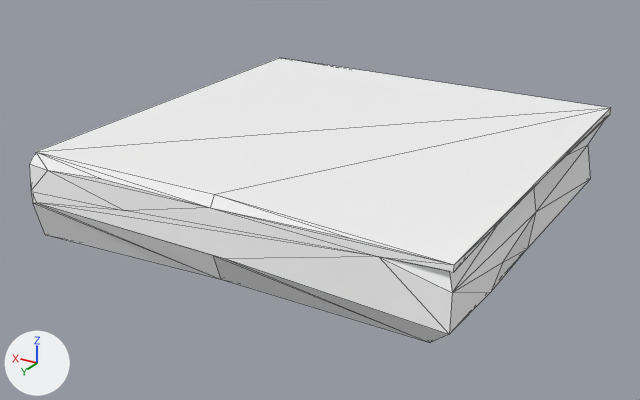
The glTF model public/models/world/chunk_-1_0.glb, before and after one commit.
Rendered twice from a 50 mm lens placed at (-47.3, 71.2, 21.5), pointed at (-15.1, 17.5, -5.4). The lights are fixed; the arrows at lower left show +X, +Y and +Z. The older version comes first. Mesh edges are drawn as thin lines.

Objects in the first picture: 'chunk_-1_0'.
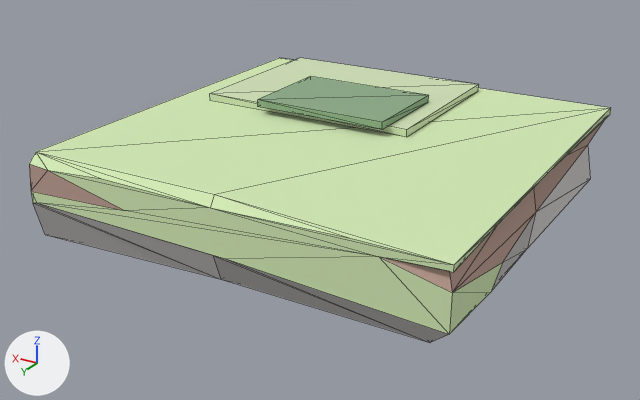
Changed parts and their boxes [x1, y1, x2, y2] in the pictures (640 x 400 px):
'chunk_-1_0', recoloured, surface changed (white to green)
    both: [29, 58, 611, 342]
'chunk_-1_0_1', added (green)
    after: [210, 58, 479, 137]
'chunk_-1_0_2', added
    after: [258, 76, 428, 130]

The change in detail:
In material 'grass' (mat_grass), metallic goes from 1.0 to 0.0.
Material 'grass' (mat_grass) changes colour from white #ffffff to green #d4ebb6; in linear values from (1.0, 1.0, 1.0) to (0.659, 0.827, 0.467).
Material 'soil' (mat_soil) changes colour from white #ffffff to beige #bc9e92; in linear values from (1.0, 1.0, 1.0) to (0.502, 0.341, 0.286).
In material 'rock_lt' (mat_rock_lt), metallic goes from 1.0 to 0.0.
Material 'rock_lt' (mat_rock_lt) changes colour from white #ffffff to light grey #d5d2d0; in linear values from (1.0, 1.0, 1.0) to (0.667, 0.647, 0.631).
Material 'grass_dk' (mat_grass_dk) is new.
Its base color is (0.263, 0.408, 0.243) (greyish green #8cab87).
Its roughness is 1.0.
Material 'grass_mid' (mat_grass_mid) is new.
Its base color is (0.631, 0.749, 0.475) (green #d0e0b7).
Its roughness is 1.0.
Mesh me_terrace_high_007 is new.
It is a box spanning x -5.5..5.5, y -4.0..4.0, z 0.0..0.6.
It uses material mat_grass_dk (greyish green #8cab87).
Mesh me_terrace_low_007 is new.
It is a box spanning x -9.0..9.0, y -7.0..7.0, z 0.0..0.6.
It uses material mat_grass_mid (green #d0e0b7).
Object 'chunk_-1_0_2' (ob_chunk__1_0_2) is new; it shows me_terrace_high_007.
Its location is (-14.0, 12.0, 0.6).
Object 'chunk_-1_0_1' (ob_chunk__1_0_1) is new; it shows me_terrace_low_007.
Its location is (-12.0, 8.0, 0.0).
